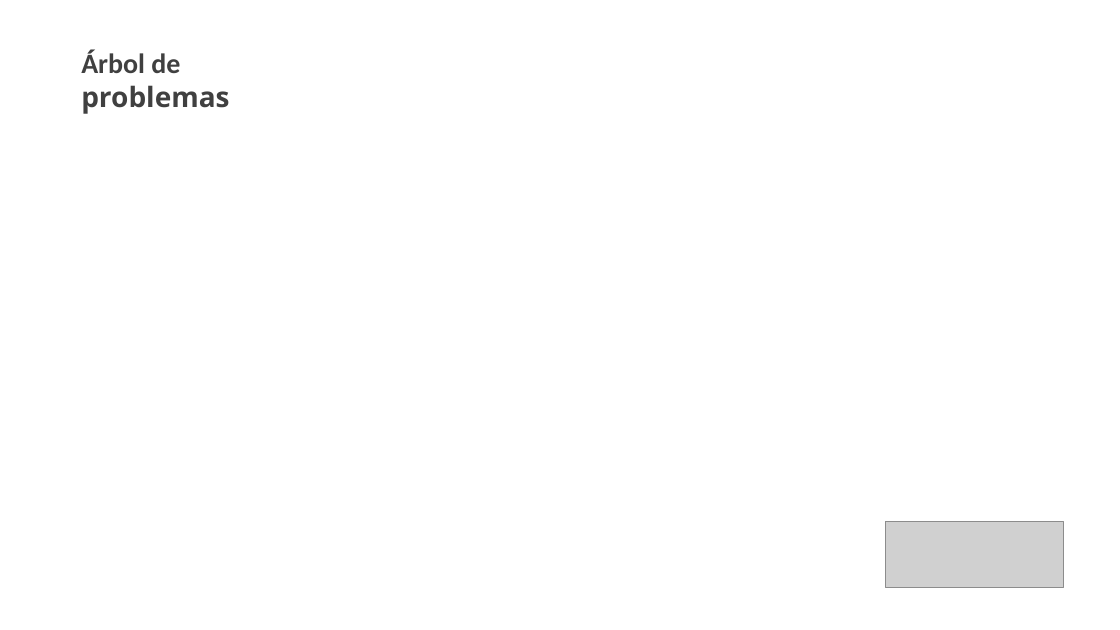
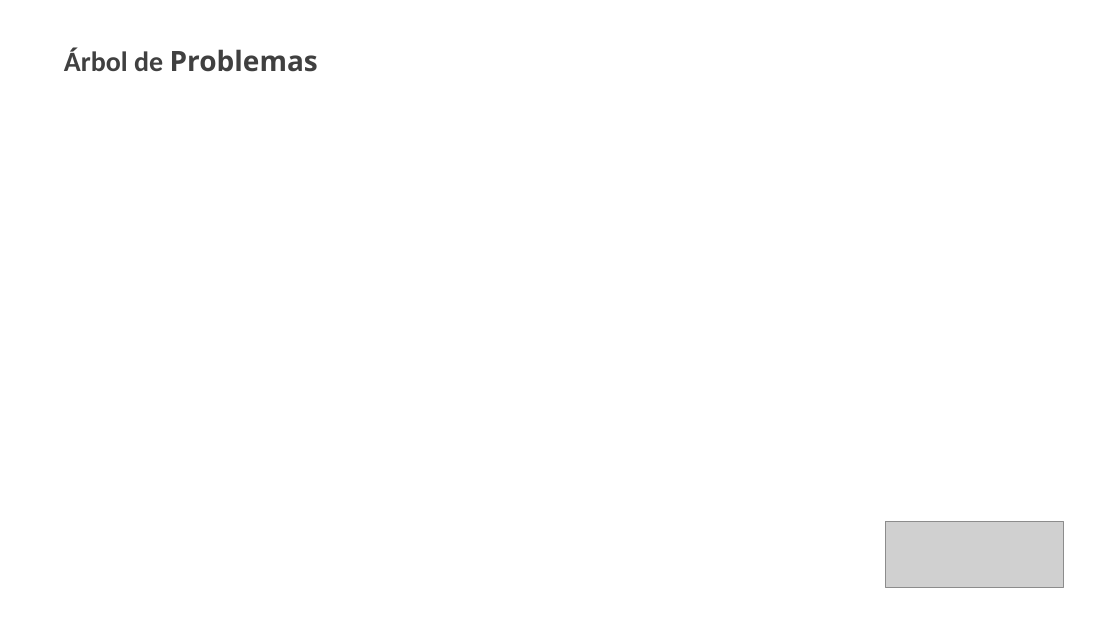
Before and after one commit to SebastianPacheco05/Reservify, a slide deck: slide 6 of docs/docs/files/GC-F-004FormatoPlantillaPresentacionPowerPointInteractiva.pptx. Drawn at 1120x630 pixels with LibreOffice and Linux fonts; fonts in the diff are those of the drawing; grey boxes stand for pictures; background and template pictures are left out. Boxes give left, top, right and bottom in pixels: in the first picture for what was removed or moved away, otherwise in the second. Text is boxed around its words. In the diff, an @@ line names an element or a change of style, - is before the commit and + after.

```diff
--- a/docs/docs/files/GC-F-004FormatoPlantillaPresentacionPowerPointInteractiva.pptx
+++ b/docs/docs/files/GC-F-004FormatoPlantillaPresentacionPowerPointInteractiva.pptx
@@ text at (64,47,318,72): text changed @@
-Árbol de problemas
+Árbol de Problemas
```
Also in this commit, not shown: 16 other slides changed, 4 slides added, 1 slide removed, 5 other files.
